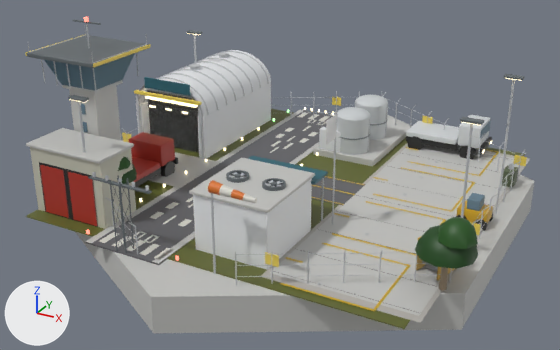
What one commit did to the glTF model native/godot/assets/art/blender/airfield.glb.
Both versions are drawn from a camera (50 mm lens) standing at (16.8, -32.5, 16.6) and looking at (-0.4, -1.1, 0.9). The lights are fixed; the arrows at lower left show +X, +Y and +Z. The first picture is the older version. Vertices at exactly the same position are counted once.

The scene before the commit, as lines of its bpy script (objects in view):
```python
ob_cladding = bpy.data.objects.new('cladding', me_cladding)
ob_cladding.location = (0.0, 0.0, 0.0)
ob_dark = bpy.data.objects.new('dark', me_dark)
ob_dark.location = (0.0, 0.0, 0.0)
ob_glass = bpy.data.objects.new('glass', me_glass)
ob_glass.location = (0.0, 0.0, 0.0)
ob_gravel = bpy.data.objects.new('gravel', me_gravel)
ob_gravel.location = (0.0, 0.0, 0.0)
ob_hazard = bpy.data.objects.new('hazard', me_hazard)
ob_hazard.location = (0.0, 0.0, 0.0)
ob_leaf = bpy.data.objects.new('leaf', me_leaf)
ob_leaf.location = (0.0, 0.0, 0.0)
ob_metal = bpy.data.objects.new('metal', me_metal)
ob_metal.location = (0.0, 0.0, 0.0)
ob_paint = bpy.data.objects.new('paint', me_paint)
ob_paint.location = (0.0, 0.0, 0.0)
ob_turf = bpy.data.objects.new('turf', me_turf)
ob_turf.location = (0.0, 0.0, 0.0)
# also in view: 'asphalt' at (-1.0, 0.0, 0.1); 'steel_dark' at (-0.2, -2.9, 4.4); 'wall_concrete' at (-1.0, 0.0, 2.1)
```
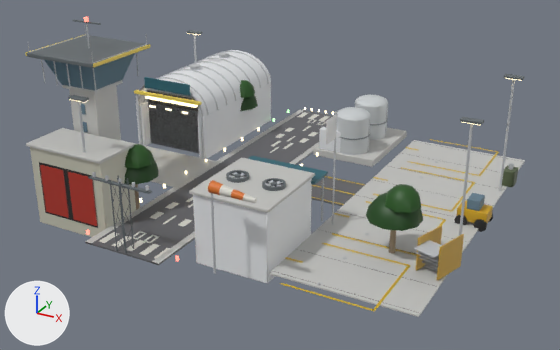
The change, as a diff of the scene's bpy script:
```diff
--- a/native/godot/assets/art/blender/airfield.glb.py
+++ b/native/godot/assets/art/blender/airfield.glb.py
@@ me_cladding @@
-me_cladding.from_pydata(...)  # 174 vertices, 268 faces; spans x -10.5..3.0, y -8.8..7.7, z 0.1..4.3
+me_cladding.from_pydata(...)  # 174 vertices, 268 faces; spans x -10.5..3.0, y -8.8..7.7, z -0.6..4.3
+# me_cladding part 1: all 24 vertices in x -9.4..3.0, y -8.8..-4.4, z 0.1 are moved by (0.0, 0.0, -0.7)
 me_cladding.materials.append(mat_cladding)
@@ me_dark @@
-me_dark.from_pydata(...)  # 584 vertices, 1052 faces; spans x -10.1..9.9, y -8.8..9.5, z 0.0..3.3
+me_dark.from_pydata(...)  # 264 vertices, 460 faces; spans x -10.1..9.9, y -8.8..8.4, z 0.0..3.3
+# me_dark part 2: 12 loose pieces with 320 vertices, spanning x -8.5..7.5, y -6.4..9.5, z 0.0..0.9, are deleted
 me_dark.materials.append(mat_dark)
@@ me_glass @@
-me_glass.from_pydata(...)  # 128 vertices, 216 faces; spans x -9.8..9.5, y -7.1..9.3, z 0.8..7.2
+me_glass.from_pydata(...)  # 80 vertices, 128 faces; spans x -9.8..9.5, y -7.1..0.4, z 0.8..7.2
+# me_glass part 3: the loose piece of 24 vertices spanning x 7.3, y 7.4..9.3, z 1.3..1.9 is deleted
+# other edits to the shape of me_glass do not show in these pictures
 me_glass.materials.append(mat_glass)
@@ me_hazard @@
-me_hazard.from_pydata(...)  # 88 vertices, 132 faces; spans x -10.4..10.2, y -9.3..10.0, z 1.0..7.4
+me_hazard.from_pydata(...)  # 24 vertices, 36 faces; spans x -10.4..-6.0, y -7.5..0.3, z 3.3..7.4
+# me_hazard part 4: 8 loose pieces with 64 vertices, spanning x -10.2..10.2, y -9.3..10.0, z 1.0..1.5, are deleted
 me_hazard.materials.append(mat_hazard)
@@ me_leaf @@
-me_leaf.from_pydata(...)  # 198 vertices, 330 faces; spans x -10.9..11.0, y -8.2..8.6, z 1.8..3.4
+me_leaf.from_pydata(...)  # 198 vertices, 330 faces; spans x -7.8..8.1, y -7.4..6.2, z 1.8..3.4
+# me_leaf part 5: the loose piece of 41 vertices spanning x -10.9..-8.7, y 6.2..8.6, z 1.8..2.9 is moved by (3.2, -2.4, 0.0)
+# me_leaf part 6: the loose piece of 25 vertices spanning x -10.2..-8.6, y 6.4..8.0, z 2.6..3.4 is moved by (3.2, -2.4, 0.0)
+# me_leaf part 7: the loose piece of 41 vertices spanning x -7.3..-5.1, y -8.2..-5.8, z 1.8..2.9 is moved by (0.7, 0.8, 0.0)
+# me_leaf part 8: the loose piece of 25 vertices spanning x -6.6..-5.0, y -8.0..-6.4, z 2.6..3.4 is moved by (0.7, 0.8, 0.0)
+# me_leaf part 9: the loose piece of 41 vertices spanning x 8.7..10.9, y -7.6..-5.2, z 1.8..2.9 is moved by (-2.9, 1.9, 0.0)
+# me_leaf part 10: the loose piece of 25 vertices spanning x 9.4..11.0, y -7.4..-5.8, z 2.6..3.4 is moved by (-2.9, 1.9, 0.0)
 me_leaf.materials.append(mat_leaf)
@@ me_metal @@
-me_metal.from_pydata(...)  # 3676 vertices, 6224 faces; spans x -10.6..10.2, y -10.3..11.7, z 0.1..8.6
+me_metal.from_pydata(...)  # 1924 vertices, 3312 faces; spans x -10.6..9.8, y -9.9..8.5, z 0.1..8.6
+# me_metal part 11: 113 loose pieces with 1752 vertices, spanning x -10.2..10.2, y -10.3..11.7, z 0.1..1.8, are deleted
 me_metal.materials.append(mat_metal)
@@ me_paint @@
-me_paint.from_pydata(...)  # 1280 vertices, 2264 faces; spans x -9.7..9.9, y -9.9..9.9, z 0.2..4.3
+me_paint.from_pydata(...)  # 1120 vertices, 1960 faces; spans x -9.7..9.9, y -9.9..9.9, z 0.2..4.3
+# me_paint part 12: the loose piece of 56 vertices spanning x 6.1..7.3, y 7.3..9.4, z 0.8..2.0 is deleted
+# me_paint part 13: the loose piece of 56 vertices spanning x -8.4..-6.3, y -3.0..-1.8, z 0.8..2.0 is deleted
+# me_paint part 14: the loose piece of 24 vertices spanning x -8.4..-6.3, y -6.4..-3.1, z 0.8..1.1 is deleted
+# me_paint part 15: the loose piece of 24 vertices spanning x 3.1..6.0, y 7.3..9.4, z 0.8..1.1 is deleted
 me_paint.materials.append(mat_paint)
@@ me_wall_concrete @@
-me_wall_concrete.from_pydata(...)  # 180 vertices, 320 faces; spans x -12.7..10.7, y -12.3..12.3, z -1.6..5.8
+me_wall_concrete.from_pydata(...)  # 168 vertices, 300 faces; spans x -12.7..9.6, y -10.2..10.2, z -0.5..5.8
+# me_wall_concrete part 16: the loose piece of 12 vertices spanning x -10.7..10.7, y -12.3..12.3, z -1.6..0.1 is deleted
+# other edits to the shape of me_wall_concrete do not show in these pictures
 me_wall_concrete.materials.append(mat_wall_concrete)
@@ me_wood @@
-me_wood.from_pydata(...)  # 42 vertices, 72 faces; spans x -10.0..10.0, y -7.1..7.6, z 0.2..2.2
+me_wood.from_pydata(...)  # 42 vertices, 72 faces; spans x -6.8..7.1, y -6.4..5.2, z -0.2..2.2
+# me_wood part 17: the whole mesh is multiplied about its middle by the matrix ((0.774, 0.116, 0.0), (0.075, 0.798, 0.0), (0.0, 0.0, 1.225)), then moved by (0.1, -0.2, -0.2)
 me_wood.materials.append(mat_wood)
@@ ob_gravel @@
-ob_gravel = bpy.data.objects.new('gravel', me_gravel)
@@ ob_turf @@
-ob_turf = bpy.data.objects.new('turf', me_turf)
```

Changed parts and their boxes (x1, y1, x2, y2) in the pictures (560 x 350 px; the box of a moved part takes in the faces that stretch with it):
'wall_concrete', reshaped (6% shorter)
    before: (26, 80, 534, 333)
    after: (26, 80, 525, 317)
'turf', deleted
    before: (26, 109, 525, 329)
'leaf', reshaped
    before: (118, 157, 478, 269)
    after: (124, 80, 423, 231)
'metal', reshaped
    before: (28, 23, 527, 286)
    after: (28, 23, 515, 286)
'dark', reshaped
    before: (39, 90, 513, 313)
    after: (39, 90, 524, 313)
'glass', reshaped
    before: (44, 54, 491, 211)
    after: (44, 54, 485, 211)
'gravel', deleted
    before: (261, 143, 530, 323)
'hazard', reshaped (65% narrower, 70% shorter)
    before: (26, 35, 527, 267)
    after: (26, 35, 202, 105)
'wood', reshaped (mostly hidden)
    before: (439, 267, 448, 291)
    after: (135, 184, 396, 254)
part 1 of me_cladding, moved or reshaped
    before: (30, 147, 312, 270)
    after: (30, 147, 312, 283)
part 2 of me_dark, deleted
    before: (135, 136, 492, 187)
part 3 of me_glass, deleted
    before: (480, 121, 491, 139)
part 4 of me_hazard, deleted
    before: (122, 97, 527, 267)
part 5 of me_leaf, moved or reshaped (not visible before)
    after: (240, 95, 258, 111)
part 6 of me_leaf, moved or reshaped (not visible before)
    after: (240, 80, 255, 98)
part 7 of me_leaf, moved or reshaped (mostly hidden before)
    before: (122, 164, 137, 184)
    after: (124, 161, 159, 185)
part 8 of me_leaf, moved or reshaped (mostly hidden before)
    before: (118, 157, 131, 171)
    after: (125, 144, 154, 168)
part 9 of me_leaf, moved or reshaped
    before: (415, 225, 478, 269)
    after: (366, 193, 423, 231)
part 10 of me_leaf, moved or reshaped
    before: (438, 217, 478, 249)
    after: (385, 184, 421, 213)
part 11 of me_metal, deleted
    before: (105, 91, 527, 286)
part 12 of me_paint, deleted
    before: (458, 115, 490, 148)
part 13 of me_paint, deleted (brown)
    before: (129, 132, 175, 166)
part 14 of me_paint, deleted
    before: (132, 156, 160, 182)
part 15 of me_paint, deleted
    before: (406, 121, 459, 145)
part 16 of me_wall_concrete, deleted
    before: (75, 114, 534, 333)
